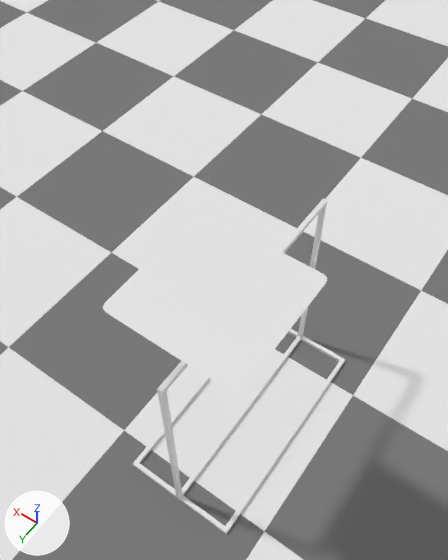
One commit to the Blender file blender/scene.blend: the scene before it, then after it.
Before and after are seen from a 50 mm camera at (-0.714, 1.138, 2.748) aimed at (0.176, -0.108, 0.791). The lights are fixed; the arrows at lower left show +X, +Y and +Z.

The first picture shows 'Cloth', 'Floor', 'hanger'.
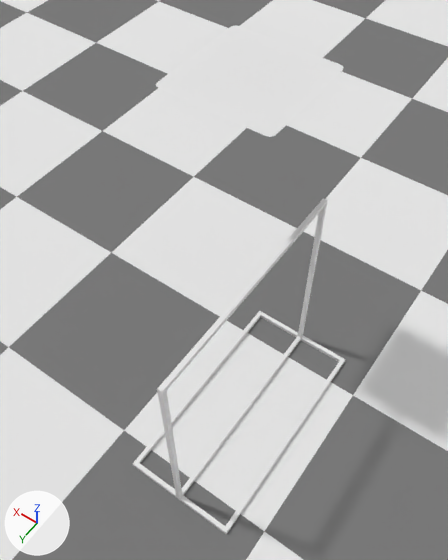
Changed parts and their boxes (x1, y1, x2, y2) in the pictures (448 x 560 px):
'Cloth', moved: before (103, 212, 327, 393); after (156, 25, 343, 137)

The change in detail:
Object 'Cloth' (ob_cloth) moves from (-0.069, 0.27, 1.308) to (0.298, -0.439, 1.495).
